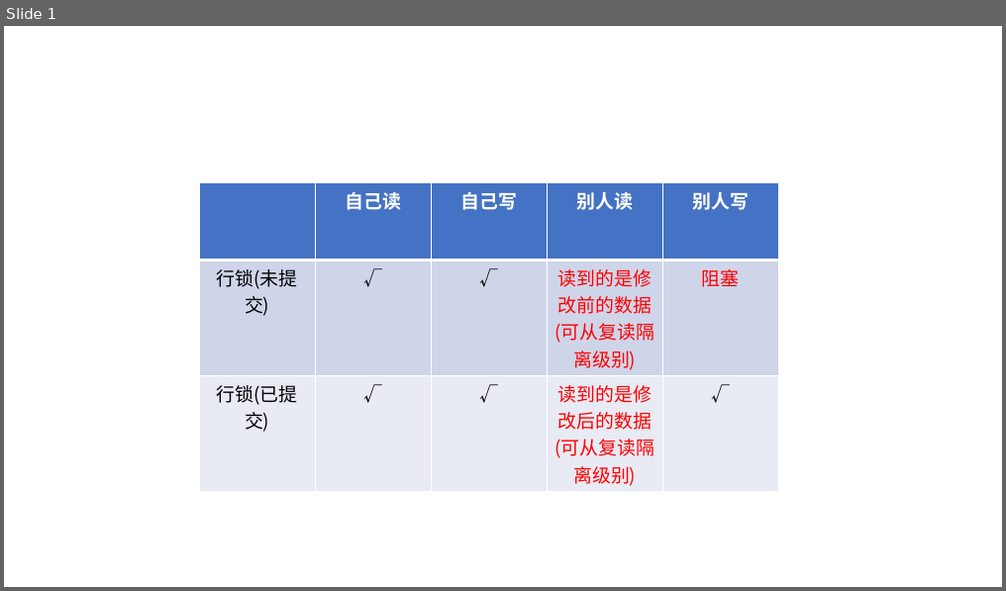
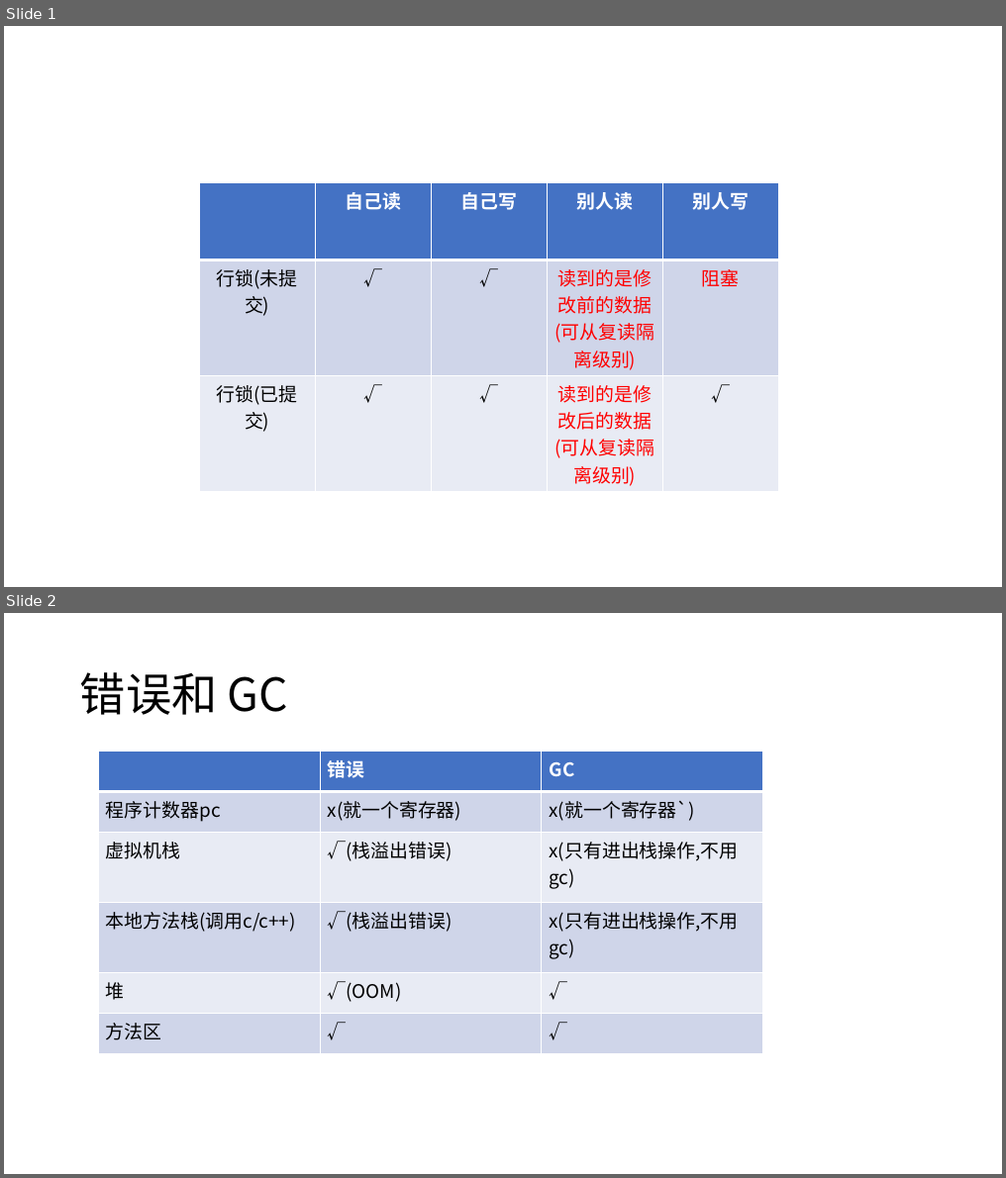
Before and after one commit to raymond8825/jianguoyun, a slide deck: Note/笔记作图.pptx. Shown one above the other, each under a label of ours: slide 1 before the commit, slides 1 and 2 after it. The pictures are 1006x591 and 1006x1178 pixels, drawn with LibreOffice and Linux fonts; fonts in the diff are those of the drawing. Boxes give left, top, right and bottom in pixels: in the first picture for what was removed or moved away, otherwise in the second. Text is boxed around its words. In the diff, an @@ line names an element or a change of style, - is before the commit and + after.

Commit message:
jvm-虚拟机栈讲完了,开始本地方法接口

```diff
--- a/Note/笔记作图.pptx
+++ b/Note/笔记作图.pptx
@@ slide 2 added at (4,613,1002,1174), background #FFFFFF @@
@@ title added at (80,672,288,715), 44 pt, text #000000 @@
+错误和 GC
@@ table added at (98,752,763,1055), 6 rows, 3 columns @@
+ | 错误 | GC
+程序计数器pc | x(就一个寄存器) | x(就一个寄存器`)
+虚拟机栈 | √(栈溢出错误) | x(只有进出栈操作,不用 gc)
+本地方法栈(调用c/c++) | √(栈溢出错误) | x(只有进出栈操作,不用 gc)
+堆 | √(OOM) | √
+方法区 | √ | √
```
Also in this commit, not shown: 2 other files.
